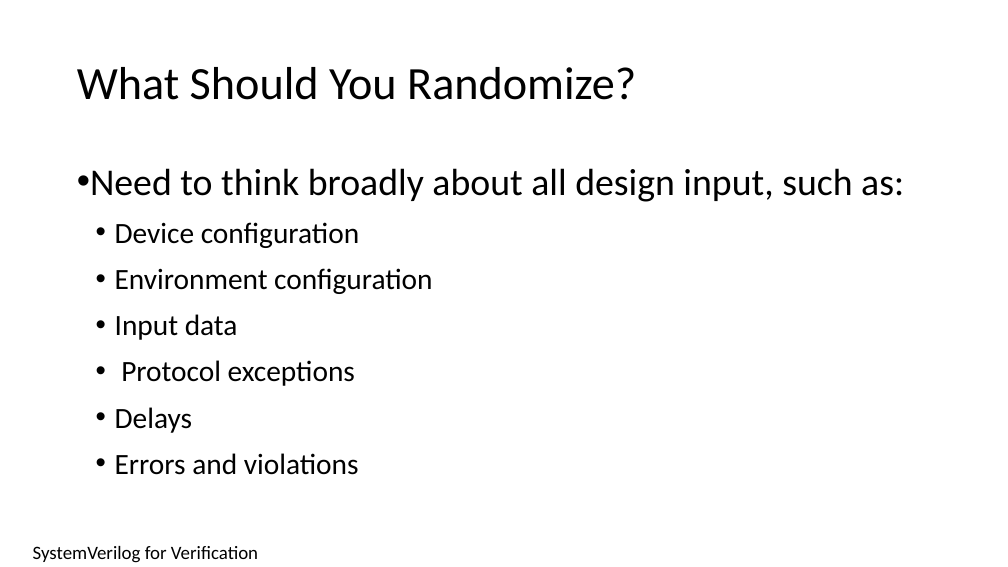
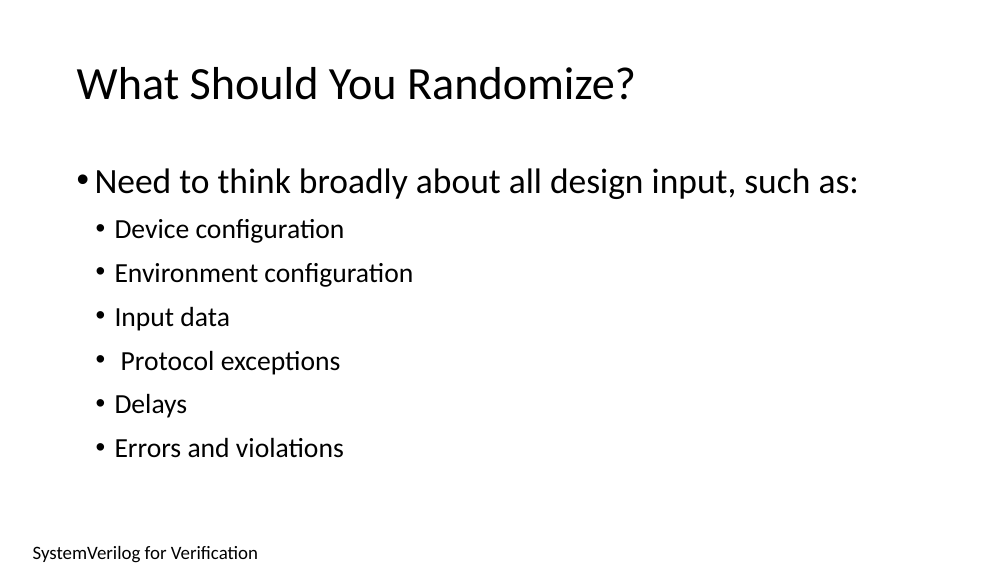
Before and after one commit to isomoye/EEGR471, a slide deck: slide 18 of sections/Segment_6.pptm. Drawn at 1008x567 pixels with LibreOffice and Linux fonts; fonts in the diff are those of the drawing. Boxes give left, top, right and bottom in pixels: in the first picture for what was removed or moved away, otherwise in the second. Text is boxed around its words. In the diff, an @@ line names an element or a change of style, - is before the commit and + after.

```diff
--- a/sections/Segment_6.pptm
+++ b/sections/Segment_6.pptm
@@ text "Need to think broadly about ..." at (x1=95, y1=168, x2=859, y2=458): size 36 to 33.8 pt in "Need to think broadly about all design ..."; size 28 to 26.3 pt in "Device configuration", "Environment configuration", "Input data", "Protocol exceptions" and 2 more places @@
```
Also in this commit, not shown: 6 other slides changed, 2 other files.
